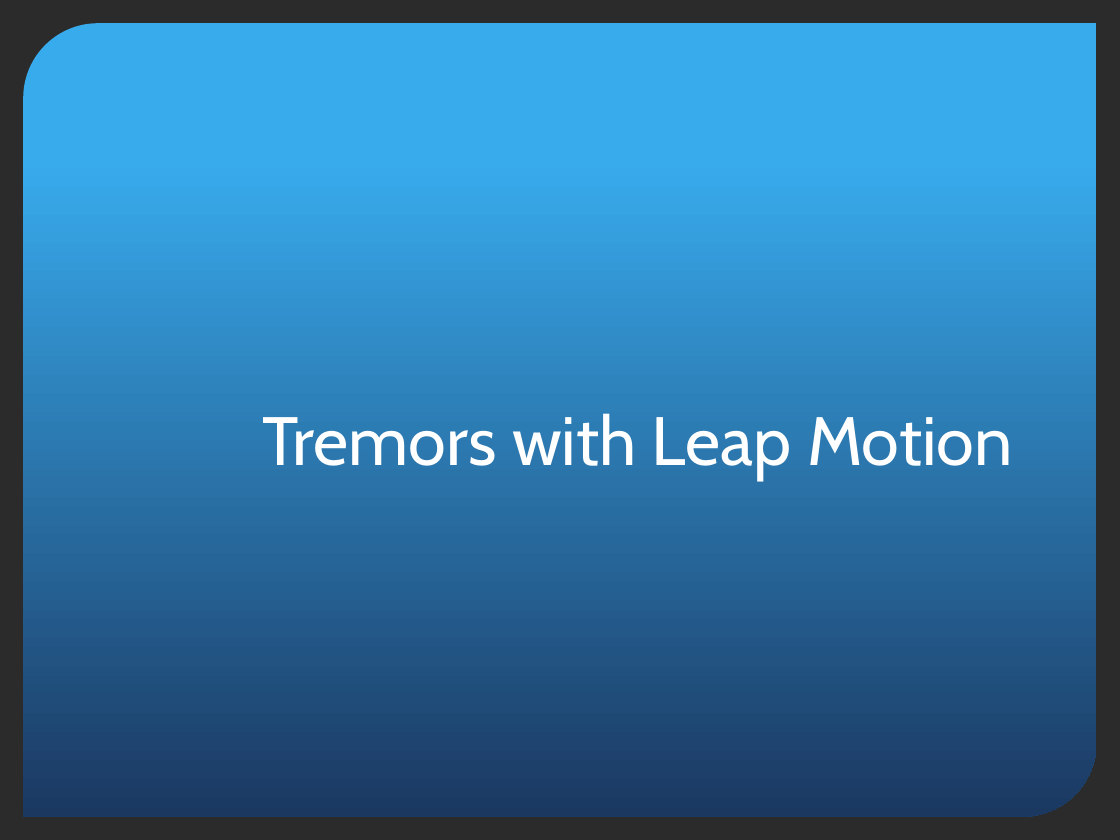
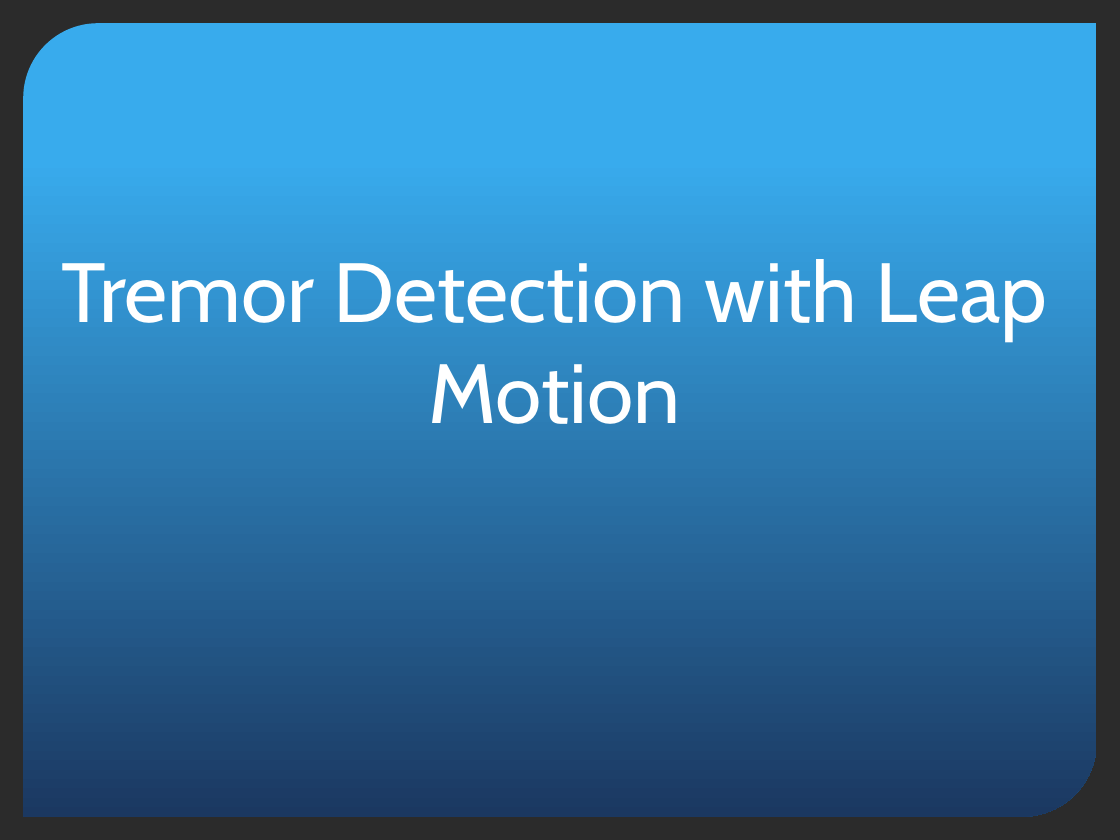
Before and after one commit to ngokylan/Leap-Motion, a slide deck: slide 1 of Presentaton slide/Final Presentation.pptx. Drawn at 1120x840 pixels with LibreOffice and Linux fonts; fonts in the diff are those of the drawing; background and template pictures are left out; a plain dark background stands for a picture behind light text. Boxes give left, top, right and bottom in pixels: in the first picture for what was removed or moved away, otherwise in the second. Text is boxed around its words. In the diff, an @@ line names an element or a change of style, - is before the commit and + after.

Commit message:
Update slides

```diff
--- a/Presentaton slide/Final Presentation.pptx
+++ b/Presentaton slide/Final Presentation.pptx
@@ title at box(62, 259, 1047, 424): text changed; size 44 to 54 pt @@
-Tremors with Leap Motion
+Tremor Detection with Leap Motion
```
Also in this commit, not shown: 1 other slide changed, 3 slides added.
